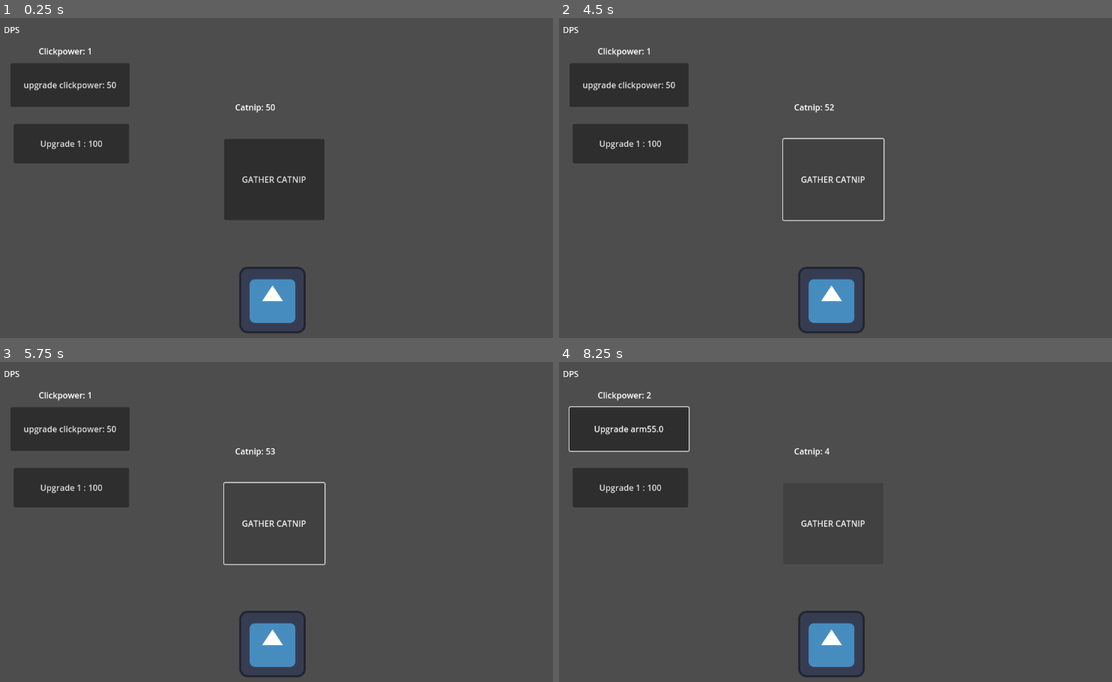
Above: before the commit, frames 1-4 (two rows, left to right).
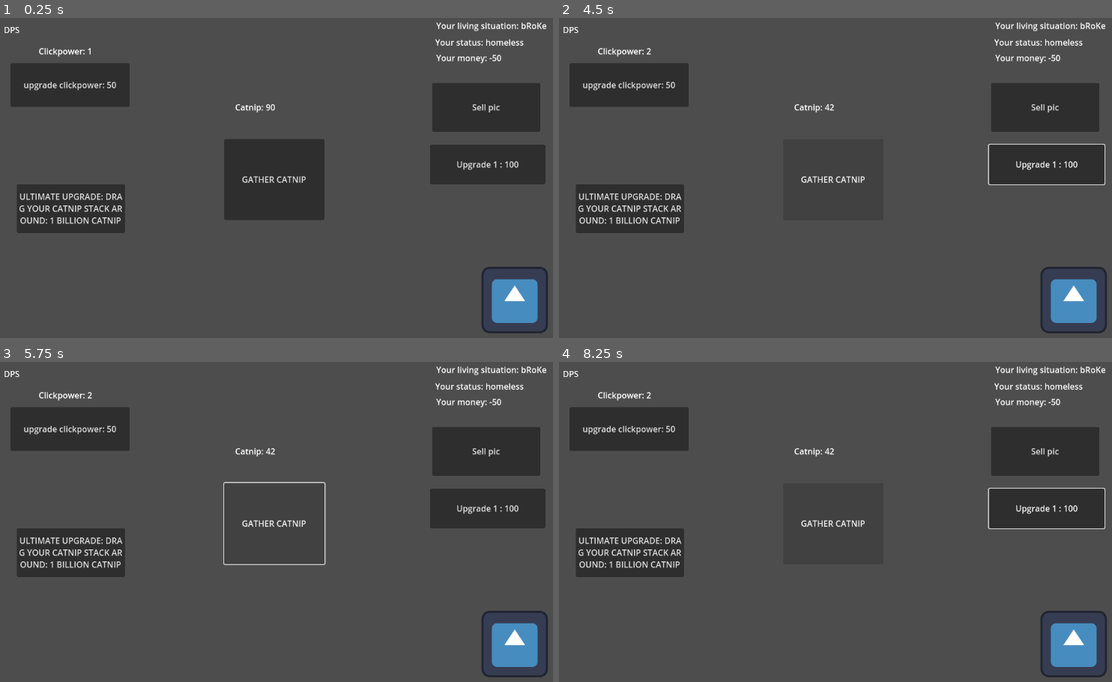
Above: after the commit, the same moments.

Repository: qwwertyz/Catnip-clicker
Game: Godot game, scene res://scenes/main.tscn
Two runs of this game, one before a commit and one after it. Both use one fixed random seed, a clock stepped at 60 frames per second and the inputs below. The engine's default icon, where the game draws it, is replaced by a stand-in: a white triangle on a blue panel in a dark square.
Inputs:
- Up to frame 1 (0.25 s): no input
- Up to frame 2 (4.5 s): click "Upgrade 1 : 100" at 0.5 s; click "upgrade clickpower: 50" at 1.25 s; click "Upgrade 1 : 100" (after the commit: "ULTIMATE UPGRADE: DRAG YOUR C…") at 2 s; click "Upgrade 1 : 100" (after the commit: "Sell pic") at 2.75 s; click "GATHER CATNIP" at 3.5 s; tap Enter at 4.25 s; hold Right from 4.28 s (still down); tap Alt at 4.35 s
- Up to frame 3 (5.75 s): tap Space at 5 s; release Right at 5.03 s; hold Down from 5.03 s (still down); tap Shift at 5.1 s
- Up to frame 4 (8.25 s): tap Enter at 5.75, 7.25 s; release Down at 5.78 s; hold Right 5.78-6.53 s; tap Alt at 5.85, 7.35 s; tap Space at 6.5, 8 s; hold Up 6.53-7.28 s; tap Shift at 6.6, 8.1 s; hold Left from 7.28 s (still down)

The runs differ from the first frame. In frame 1, 14% of the frame differs, in the area x 2-100%, y 1-99%; in frame 2, 15%; in frame 3, 14%; in frame 4, 15%, in the area x 1-100%, y 1-99%.
Error before the commit: Invalid assignment of property or key 'x' with value of type 'Vector2' on a base object of type 'Vector2'. (res://script/kitty.gd:14)
Error after the commit: Invalid assignment of property or key 'text' with value of type 'String' on a base object of type 'null instance'. (res://script/main.gd:32)

Commit message:
Commit 2 -very painful debugging, something is causing a new node to be added during run time and breaking all my paths -new upgrades + coins

Diff:
--- a/catnip-clicker/scenes/Test.tscn
+++ /dev/null
@@ -1,10 +0,0 @@
-[gd_scene load_steps=2 format=3 uid="uid://dnnka5th1gldj"]
-
-[ext_resource type="Texture2D" uid="uid://ocqr4kaowgws" path="res://icon.svg" id="1_mtyf4"]
-
-[node name="Node2D" type="Node2D"]
-
-[node name="Sprite2D" type="Sprite2D" parent="."]
-texture = ExtResource("1_mtyf4")
-
-[node name="Node2D" type="Node2D" parent="."]
--- /dev/null
+++ b/catnip-clicker/scenes/kitty.tscn
@@ -0,0 +1,17 @@
+[gd_scene load_steps=4 format=3 uid="uid://c0x4rkhtlr0nf"]
+
+[ext_resource type="Script" uid="uid://bqmmbuqmvep4e" path="res://script/kitty.gd" id="1_tqbcw"]
+[ext_resource type="Texture2D" uid="uid://rsbush3fd7rw" path="res://icon.svg" id="2_r7qoi"]
+
+[sub_resource type="CircleShape2D" id="CircleShape2D_jyhfs"]
+radius = 66.8738
+
+[node name="Kitty" type="CharacterBody2D"]
+scale = Vector2(0.296875, 0.257813)
+script = ExtResource("1_tqbcw")
+
+[node name="Sprite2D" type="Sprite2D" parent="."]
+texture = ExtResource("2_r7qoi")
+
+[node name="CollisionShape2D" type="CollisionShape2D" parent="."]
+shape = SubResource("CircleShape2D_jyhfs")
--- a/catnip-clicker/scenes/main.tscn
+++ b/catnip-clicker/scenes/main.tscn
@@ -1,16 +1,13 @@
-[gd_scene load_steps=7 format=3 uid="uid://ixr7pgo6m2cb"]
+[gd_scene load_steps=6 format=3 uid="uid://ixr7pgo6m2cb"]
 
 [ext_resource type="Script" uid="uid://bafoo5cr1v5x1" path="res://script/main.gd" id="1_o5qli"]
 [ext_resource type="Texture2D" uid="uid://rsbush3fd7rw" path="res://icon.svg" id="2_0wfyh"]
-[ext_resource type="Script" uid="uid://bqmmbuqmvep4e" path="res://script/kitty.gd" id="3_sugp2"]
+[ext_resource type="PackedScene" uid="uid://c0x4rkhtlr0nf" path="res://scenes/kitty.tscn" id="4_jyhfs"]
 
 [sub_resource type="StyleBoxEmpty" id="StyleBoxEmpty_0wfyh"]
 
 [sub_resource type="Theme" id="Theme_sugp2"]
 RichTextLabel/styles/normal = SubResource("StyleBoxEmpty_0wfyh")
-
-[sub_resource type="CircleShape2D" id="CircleShape2D_jyhfs"]
-radius = 66.8738
 
 [node name="Main" type="Node2D"]
 script = ExtResource("1_o5qli")
@@ -50,6 +47,42 @@
 scroll_active = false
 autowrap_mode = 0
 
+[node name="LivingSituation" type="RichTextLabel" parent="Control"]
+layout_mode = 0
+offset_left = 887.0
+offset_top = 19.0
+offset_right = 1104.0
+offset_bottom = 64.0
+theme = SubResource("Theme_sugp2")
+text = "Your living situation: bRoKe"
+fit_content = true
+scroll_active = false
+autowrap_mode = 0
+
+[node name="StatusLabel" type="RichTextLabel" parent="Control"]
+layout_mode = 0
+offset_left = 885.0
+offset_top = 51.0
+offset_right = 1102.0
+offset_bottom = 96.0
+theme = SubResource("Theme_sugp2")
+text = "Your status: homeless"
+fit_content = true
+scroll_active = false
+autowrap_mode = 0
+
+[node name="CoinLabel" type="RichTextLabel" parent="Control"]
+layout_mode = 0
+offset_left = 887.0
+offset_top = 81.0
+offset_right = 1104.0
+offset_bottom = 126.0
+theme = SubResource("Theme_sugp2")
+text = "Your money: -50"
+fit_content = true
+scroll_active = false
+autowrap_mode = 0
+
 [node name="ClickpowerLabel" type="RichTextLabel" parent="Control"]
 layout_mode = 0
 offset_left = 122.0
@@ -63,11 +96,29 @@
 
 [node name="Upgrade1" type="Button" parent="Control"]
 layout_mode = 0
-offset_left = 74.0
-offset_top = 220.0
-offset_right = 296.0
-offset_bottom = 296.0
+offset_left = 875.0
+offset_top = 260.0
+offset_right = 1097.0
+offset_bottom = 336.0
 text = "Upgrade 1 : 100"
+
+[node name="UltimateUpgrade" type="Button" parent="Control"]
+layout_mode = 0
+offset_left = 80.0
+offset_top = 336.0
+offset_right = 288.0
+offset_bottom = 430.0
+text = "ULTIMATE UPGRADE: DRAG YOUR CATNIP STACK AROUND: 1 BILLION CATNIP"
+autowrap_mode = 1
+
+[node name="Sell" type="Button" parent="Control"]
+layout_mode = 0
+offset_left = 879.0
+offset_top = 141.0
+offset_right = 1087.0
+offset_bottom = 235.0
+text = "Sell pic"
+autowrap_mode = 1
 
 [node name="ArmUpgrade" type="Button" parent="Control"]
 layout_mode = 0
@@ -81,27 +132,21 @@
 [node name="Timer" type="Timer" parent="Control"]
 autostart = true
 
-[node name="CatnipStack" type="Sprite2D" parent="."]
-position = Vector2(572, 559)
-texture = ExtResource("2_0wfyh")
+[node name="Kitty" parent="." instance=ExtResource("4_jyhfs")]
+position = Vector2(-27, 588)
+script = null
 
 [node name="KittySpawner" type="Node2D" parent="."]
 position = Vector2(-27, 588)
 scale = Vector2(0.296875, 0.257813)
 
-[node name="Kitty" type="CharacterBody2D" parent="."]
-position = Vector2(-27, 588)
-scale = Vector2(0.296875, 0.257813)
-script = ExtResource("3_sugp2")
-
-[node name="Sprite2D" type="Sprite2D" parent="Kitty"]
+[node name="CatnipStack" type="Sprite2D" parent="."]
+position = Vector2(1038, 559)
 texture = ExtResource("2_0wfyh")
-
-[node name="CollisionShape2D" type="CollisionShape2D" parent="Kitty"]
-scale = Vector2(1, 1)
-shape = SubResource("CircleShape2D_jyhfs")
 
 [connection signal="pressed" from="Control/ClickButton" to="." method="_on_click_button_pressed"]
 [connection signal="pressed" from="Control/Upgrade1" to="." method="_on_upgrade_1_pressed"]
+[connection signal="pressed" from="Control/UltimateUpgrade" to="." method="_on_upgrade_1_pressed"]
+[connection signal="pressed" from="Control/Sell" to="." method="_on_upgrade_1_pressed"]
 [connection signal="pressed" from="Control/ArmUpgrade" to="." method="_on_arm_upgrade_pressed"]
 [connection signal="timeout" from="Control/Timer" to="." method="_on_timer_timeout"]
--- a/catnip-clicker/script/kitty.gd
+++ b/catnip-clicker/script/kitty.gd
@@ -1,17 +1,13 @@
 extends CharacterBody2D
-var certainamt = 300
+
 var min_speed = 280
 var max_speed =300
 
-func _process(delta: float) -> void:
-	if Main.catnip > certainamt:
-		Main.lifetime_earnings -= certainamt
-		certainamt *= 1.2
+func _ready() -> void:
+	velocity.x = randi_range(min_speed,max_speed)
+func _physics_process(_delta: float) -> void:
 
 
-func _physics_process(delta: float) -> void:
-
-	velocity.x = Vector2.RIGHT * max_speed
 	#velocity.x = move_toward(velocity.x, 0, SPEED)
 
 	move_and_slide()
--- /dev/null
+++ b/catnip-clicker/script/kitty_spawner.gd
@@ -0,0 +1,12 @@
+extends Node2D
+var certainamt = 100
+#@export var object_to_spawn: PackedScene
+#
+#func _process(_delta: float) -> void:
+	#if Main.lifetime_earnings > certainamt:
+		#Main.lifetime_earnings -= certainamt
+		#certainamt *= 1.5
+		#spawn
+	#var instance = object_to_spawn.instantiate()
+	#add_child(instance)
+	#instance.position = Vector2(-20,randi_range(588,590))
--- a/catnip-clicker/script/main.gd
+++ b/catnip-clicker/script/main.gd
@@ -1,49 +1,71 @@
 extends Node2D
-@onready var catnip_label: RichTextLabel = $Control/CatnipLabel
 @onready var click_button: Button = $Control/ClickButton
+@onready var catnip_label: RichTextLabel = $"Control/CatnipLabel"
+@onready var dps_label: RichTextLabel = $Control/DPSLabel
+@onready var living_situation: RichTextLabel = $Control/LivingSituation
+@onready var status_label: RichTextLabel = $Control/StatusLabel
+@onready var coin_label: RichTextLabel = $Control/CoinLabel
+@onready var clickpower_label: RichTextLabel = $Control/ClickpowerLabel
 @onready var upgrade_1: Button = $Control/Upgrade1
-@onready var timer: Timer = $Control/Timer
+@onready var ultimate_upgrade: Button = $Control/UltimateUpgrade
+@onready var sell: Button = $Control/Sell
 @onready var arm_upgrade: Button = $Control/ArmUpgrade
-@onready var clickpower_label: RichTextLabel = $Control/ClickpowerLabel
-@onready var dps_label: RichTextLabel = $Control/DPSLabel
 
 
-var catnip = 50
+
+var catnip = 90
 var clickpower = 1
-var upgrade1_cost = 100
-var arm_upgrade_cost = 50
 var dps = 0
 var lifetime_earnings = 0
-func _process(delta: float) -> void:
+
+#upgrades
+var mouse_upgrade_cost = 50
+var mouse_level = 0
+var upgrade1_cost = 100
+var upgrade1_level =0
+
+func _ready() -> void:
+	print_tree_pretty()
+
+
+func _process(_delta: float) -> void:
 	catnip_label.text = "Catnip: " + str(catnip)
+	# button doesn't have text property!!! NEED to fix
+	#if catnip < 1000000:
+		#ultimate_upgrade.text = ""
+	#else:
+		#ultimate_upgrade.text = "ULTIMATE UPGRADE: DRAG YOUR CATNIP STACK AROUND: 1 BILLION CATNIP"
 
 
 func _on_click_button_pressed() -> void:
 	catnip += clickpower
 
 
+func _on_timer_timeout() -> void:
+	add_catnip(dps)
+
 func add_catnip(amount):
 	catnip += amount
 	lifetime_earnings += amount
 
 
-func _on_timer_timeout() -> void:
-	add_catnip(dps)
 
 
 func _on_arm_upgrade_pressed() -> void:
-	if catnip > arm_upgrade_cost:
-		catnip -= arm_upgrade_cost
-		arm_upgrade_cost *= 1.1
+	if catnip > mouse_upgrade_cost:
+		catnip -= mouse_upgrade_cost
+		mouse_upgrade_cost *= 1.1
 		clickpower += 1
+		mouse_level += 1
 		clickpower_label.text = "Clickpower: "+str(clickpower)
-		arm_upgrade.text = "Upgrade arm" + str(arm_upgrade_cost)
+		#arm_upgrade.text = "Upgrade arm" + str(roundf(mouse_upgrade_cost))
 
 
 func _on_upgrade_1_pressed() -> void:
 	if catnip > upgrade1_cost:
 		catnip -= upgrade1_cost
-		upgrade1_cost *= 1.1
+		upgrade1_cost *= 1.2
 		dps += 1
+		upgrade1_level += 1
 		dps_label.text = "Dps: "+str(dps)
-		upgrade_1.text = "Upgrade 1 cost: " + str(upgrade1_cost)
+		#upgrade_1.text = "Upgrade 1 cost: " + str(roundf(upgrade1_cost))
Not shown, added: catnip-clicker/script/kitty_spawner.gd.uid
